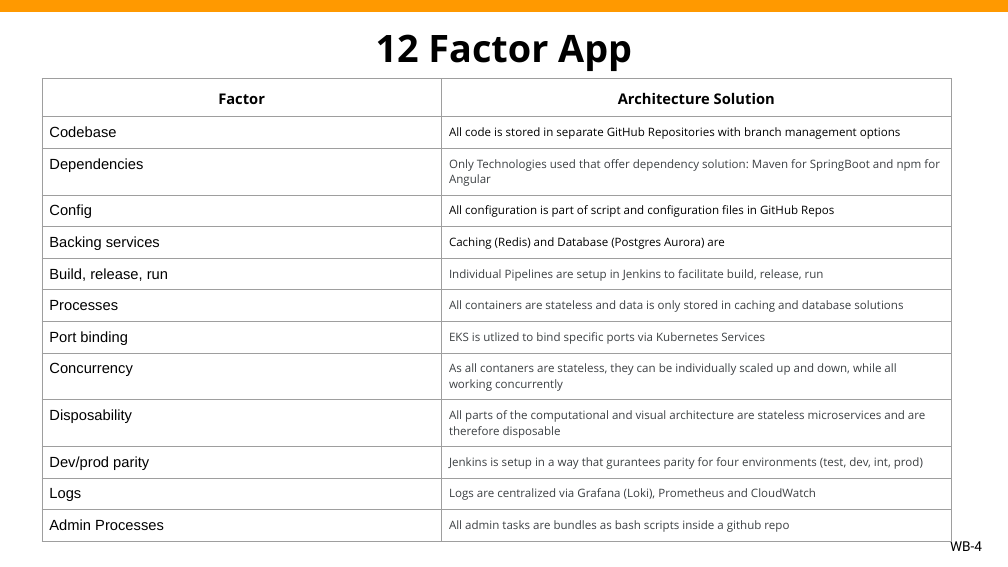
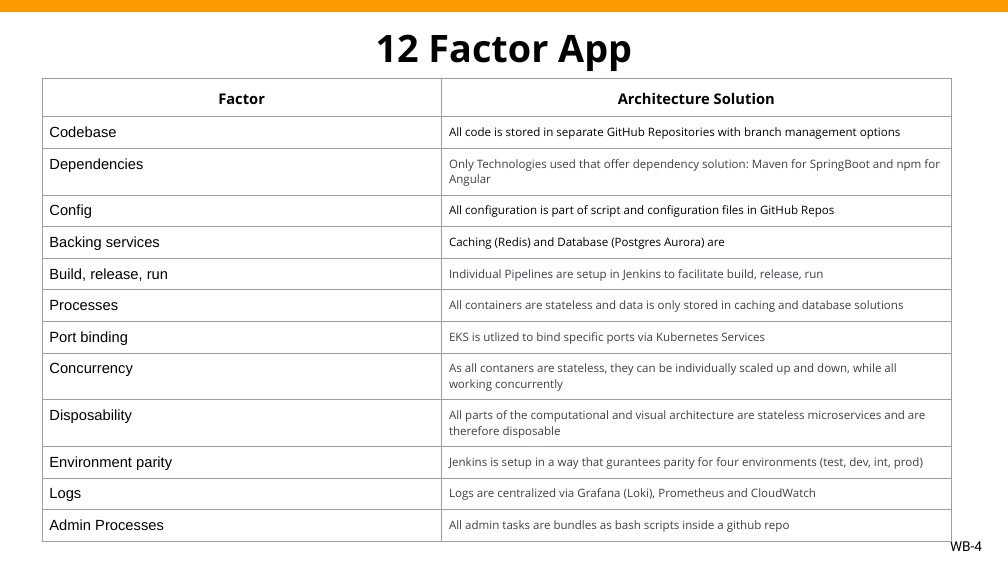
Before and after one commit to xPl1Cit/aws-engagement-ready, a slide deck: slide 4 of AL Final Project Presentation.pptx. Drawn at 1008x567 pixels with LibreOffice and Linux fonts; fonts in the diff are those of the drawing; background and template pictures are left out. Boxes give left, top, right and bottom in pixels: in the first picture for what was removed or moved away, otherwise in the second. Text is boxed around its words. In the diff, an @@ line names an element or a change of style, - is before the commit and + after.

```diff
--- a/AL Final Project Presentation.pptx
+++ b/AL Final Project Presentation.pptx
@@ table at (x1=42, y1=79, x2=951, y2=536) @@
-row 11, column 1: Dev/prod parity
+row 11, column 1: Environment parity
```
Also in this commit, not shown: 3 other slides changed.
